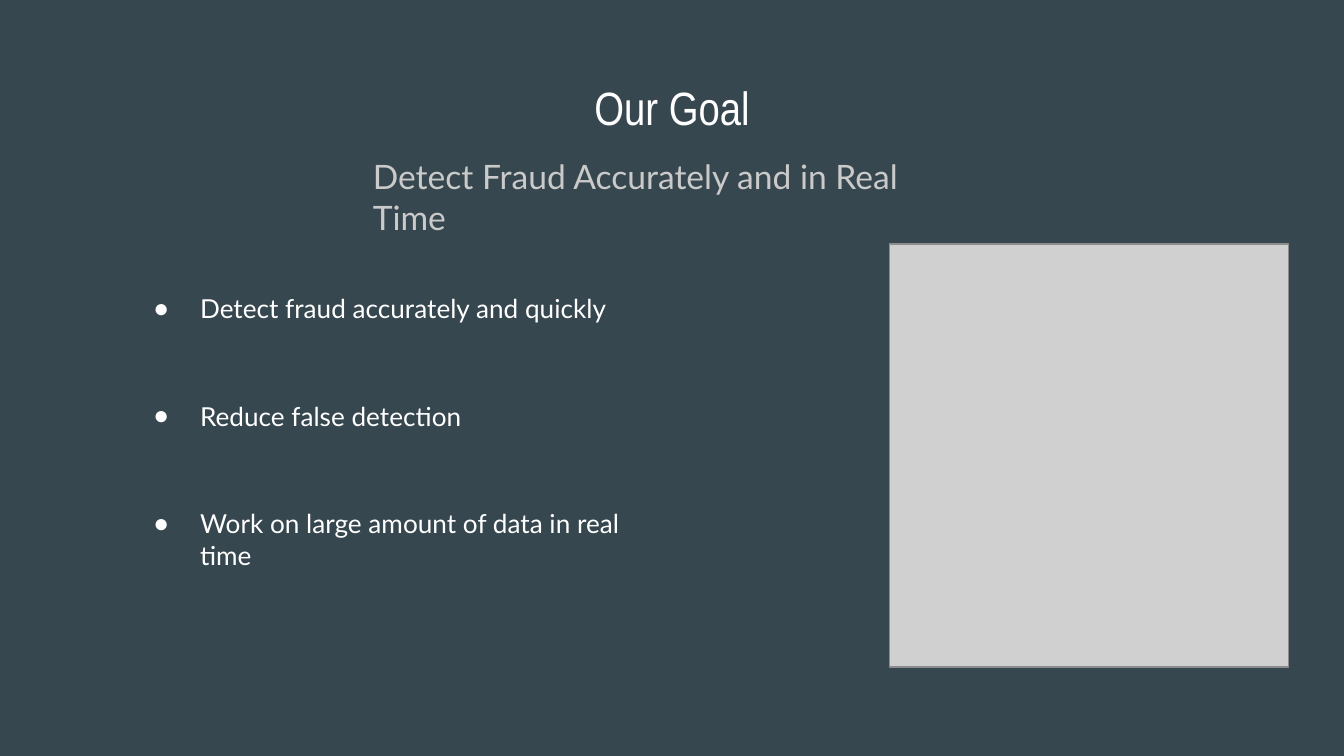
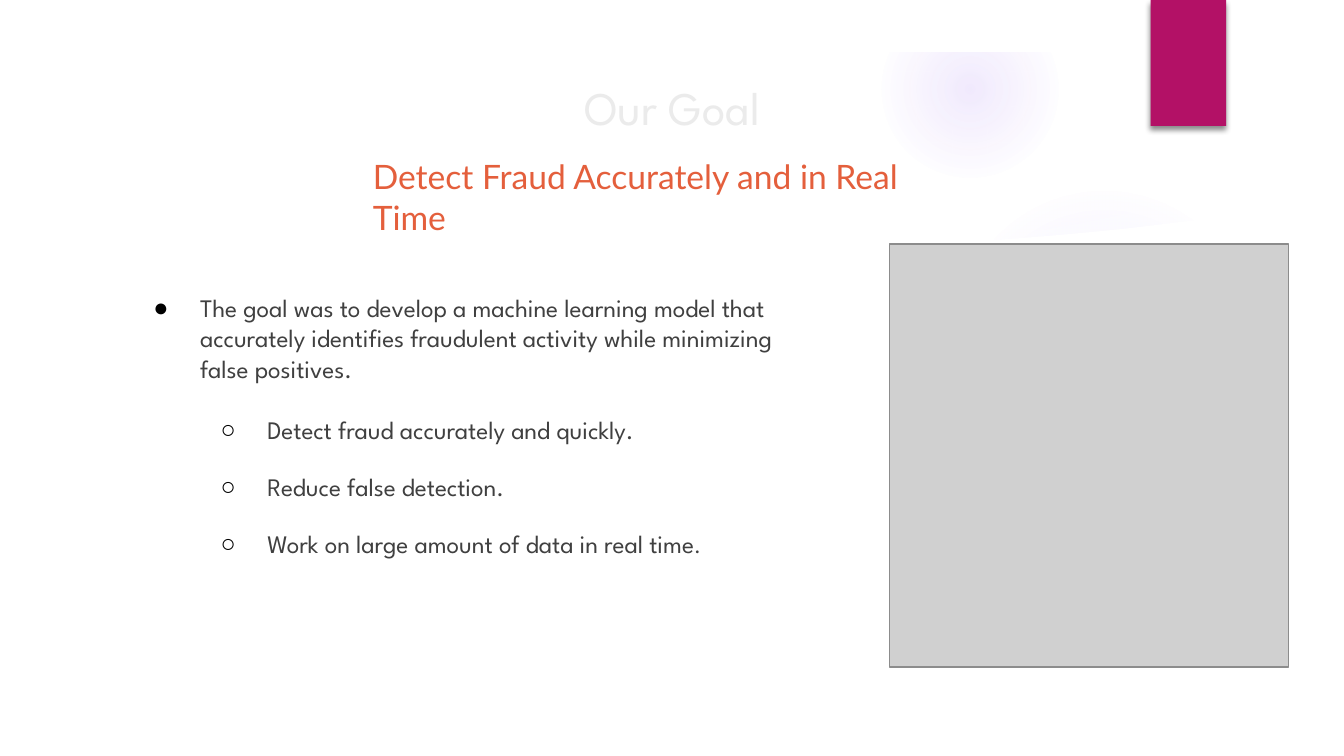
Before and after one commit to gbauer-at-sandiego-edu/AAI-510_Group_7, a slide deck: slide 4 of Credit Card Fraud Detection.pptx. Drawn at 1344x756 pixels with LibreOffice and Linux fonts; fonts in the diff are those of the drawing; grey boxes stand for pictures; background and template pictures are left out. Boxes give left, top, right and bottom in pixels: in the first picture for what was removed or moved away, otherwise in the second. Text is boxed around its words. In the diff, an @@ line names an element or a change of style, - is before the commit and + after.

```diff
--- a/Credit Card Fraud Detection.pptx
+++ b/Credit Card Fraud Detection.pptx
@@ background #37474F to picture (left out) @@
@@ group added at [0, 0, 1344, 756]: 5 ellipses, 3 freeform shapes @@
@@ rectangle added at [1150, 0, 1226, 126], fill #B31166 @@
@@ title "Our Goal" at [243, 299, 287, 323]: font Arial Narrow to League Spartan, text colour #FFFFFF to #EBEBEB @@
@@ text "Detect Fraud Accurately and in ..." at [373, 164, 897, 231]: text colour #CACACA to #E45F3C @@
@@ text at [200, 299, 772, 559]: text changed; size 14 to 13.5 pt; font Lato to League Spartan; text colour #FFFFFF to #404040 @@
-● Detect fraud accurately and quickly
-● Reduce false detection
-● Work on large amount of data in real time
+● The goal was to develop a machine learning model that accurately identifies fraudulent activity while minimizing false positives.
+  ○ Detect fraud accurately and quickly.
+  ○ Reduce false detection.
+  ○ Work on large amount of data in real time.
```
Also in this commit, not shown: 8 other slides changed, 2 slides added, 2 slides removed.
